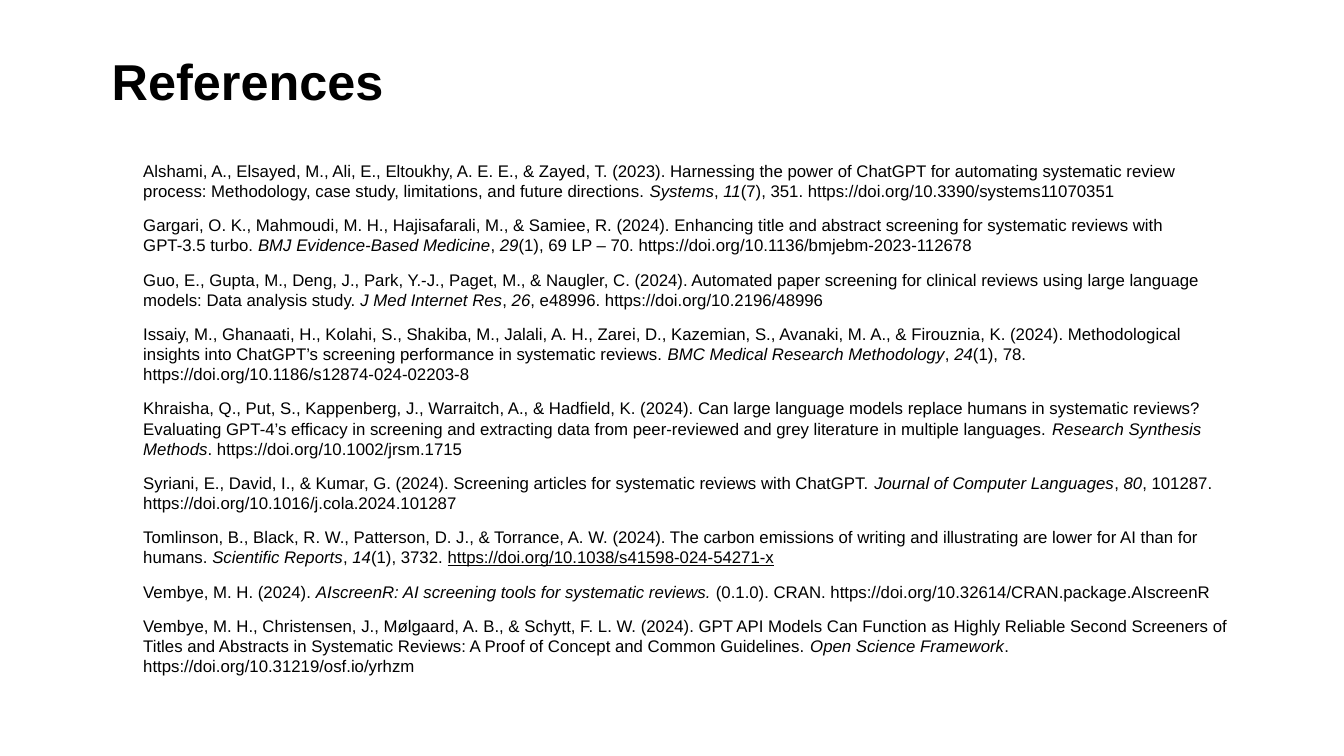
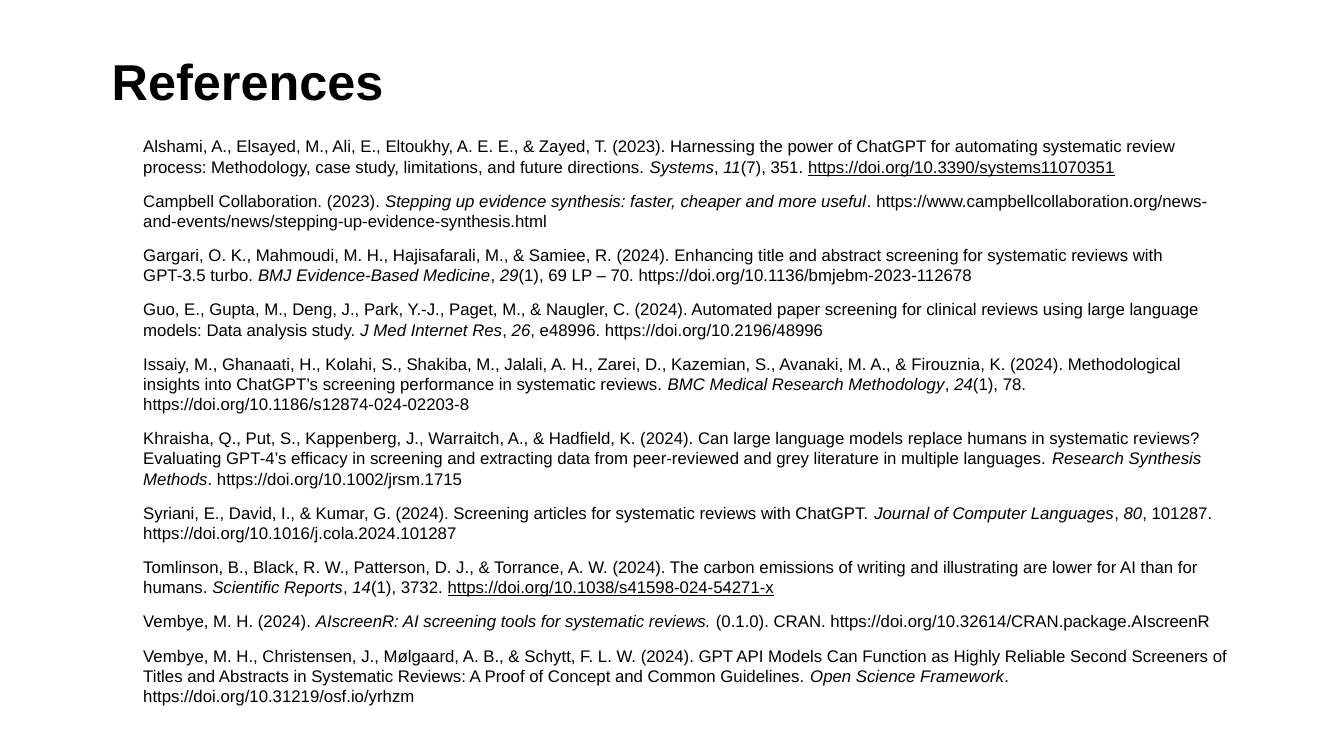
Before and after one commit to MikkelVembye/SRMA-SIG-presentation, a slide deck: slide 13 of SRMA SIG presentation 2024 .potx.pptx. Drawn at 1344x756 pixels with LibreOffice and Linux fonts; fonts in the diff are those of the drawing; background and template pictures are left out. Boxes give left, top, right and bottom in pixels: in the first picture for what was removed or moved away, otherwise in the second. Text is boxed around its words. In the diff, an @@ line names an element or a change of style, - is before the commit and + after.

```diff
--- a/SRMA SIG presentation 2024 .potx.pptx
+++ b/SRMA SIG presentation 2024 .potx.pptx
@@ text "Alshami, A., Elsayed, M., Ali, ...": place and size @@
-text "Alshami, A., Elsayed, M., Ali, ..." at <box>143,165,1227,656</box>
+text "Alshami, A., Elsayed, M., Ali, ..." at <box>143,140,1227,706</box>
@@ text at <box>143,140,1174,177</box>: underline on in "https://doi.org/10.3390/systems11070351" @@
@@ text at <box>143,195,1207,231</box>: paragraph added @@
+• Campbell Collaboration. (2023). Stepping up evidence synthesis: faster, cheaper and more useful. https://www.campbellcollaboration.org/news-and-events/news/stepping-up-evidence-synthesis.html
```
Also in this commit, not shown: 10 other slides changed, 5 other files.
